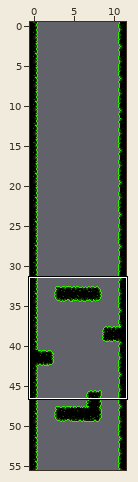
Two versions of a level (Tiled map, tiled/tmx/green/green_first.tmx). The picture above shows the old version from afar; the outline marks the close-up.
Close-up. Before:
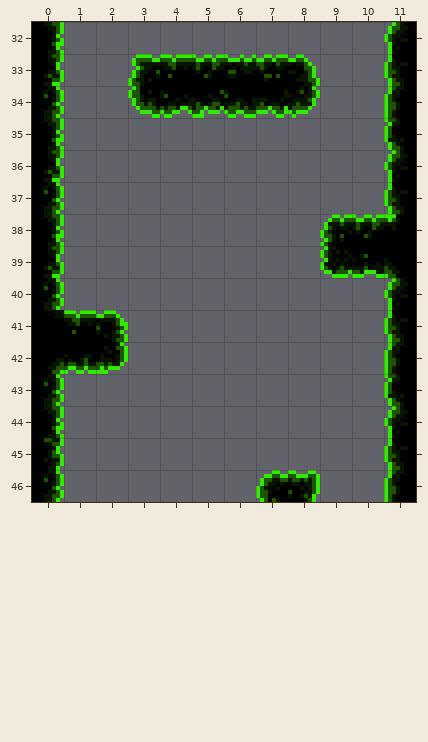
Cells are 8x8 px. Shown: x 0..11, y 32..46.
After the commit:
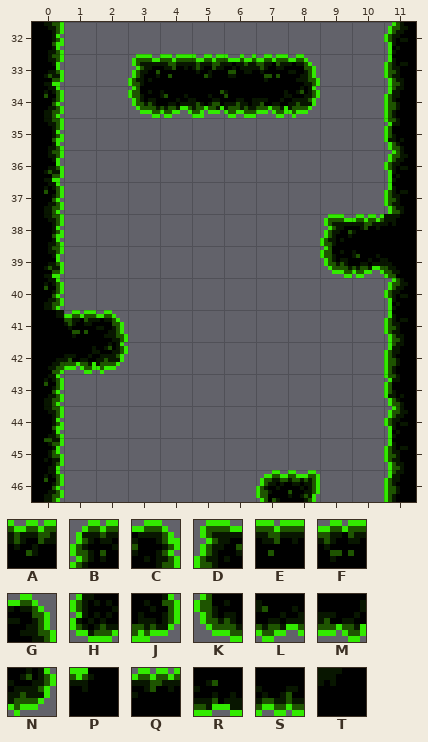
Key: from "tiles_green": A 2, B 8, C 9, D 12, E 13, F 14, G 15, H 26, J 27, K 30, L 31, M 32, N 33, P 76, Q 85, R 91, S 93, T 160.
_ is an empty cell, . an unchanged one.
Edits made:
--- layer "Tile Layer 1"
@@ x 9..11 @@
-38 BAP
-39 HR.
+38 DQT
+39 KL.
@@ x 1..2 @@
-41 EC
-42 SJ
+41 FG
+42 MN
Pixel boxes of the changes (left, top, right, bottom) in both close-ups:
changed: (320, 214, 400, 278)
changed: (64, 310, 128, 374)
